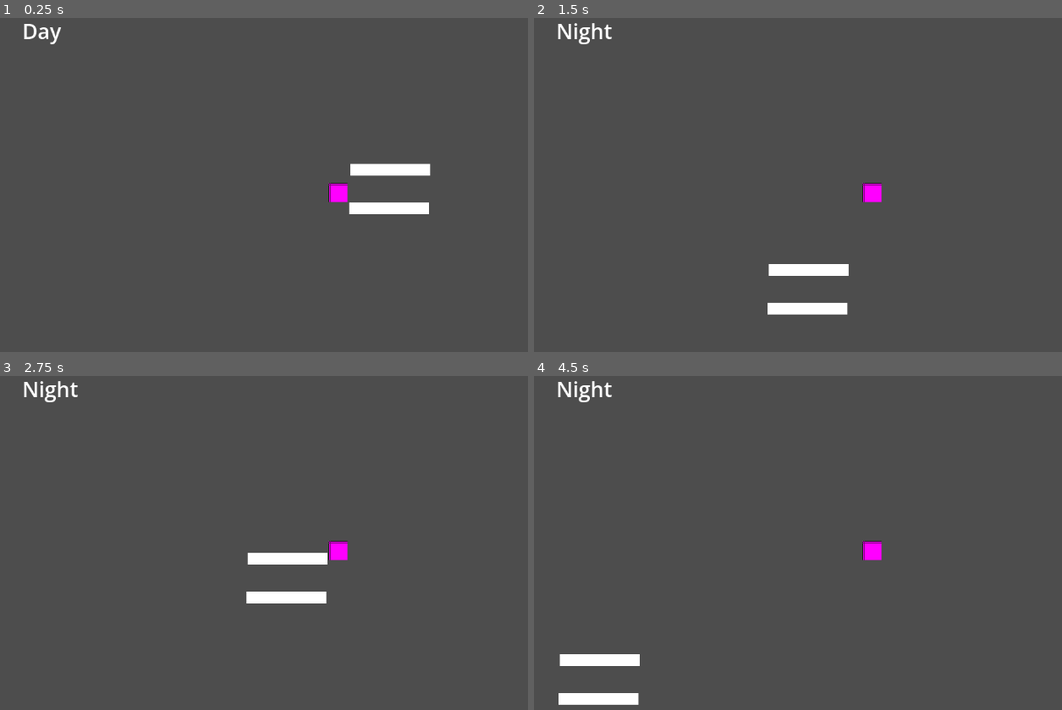
Above: before the commit, frames 1-4 (two rows, left to right).
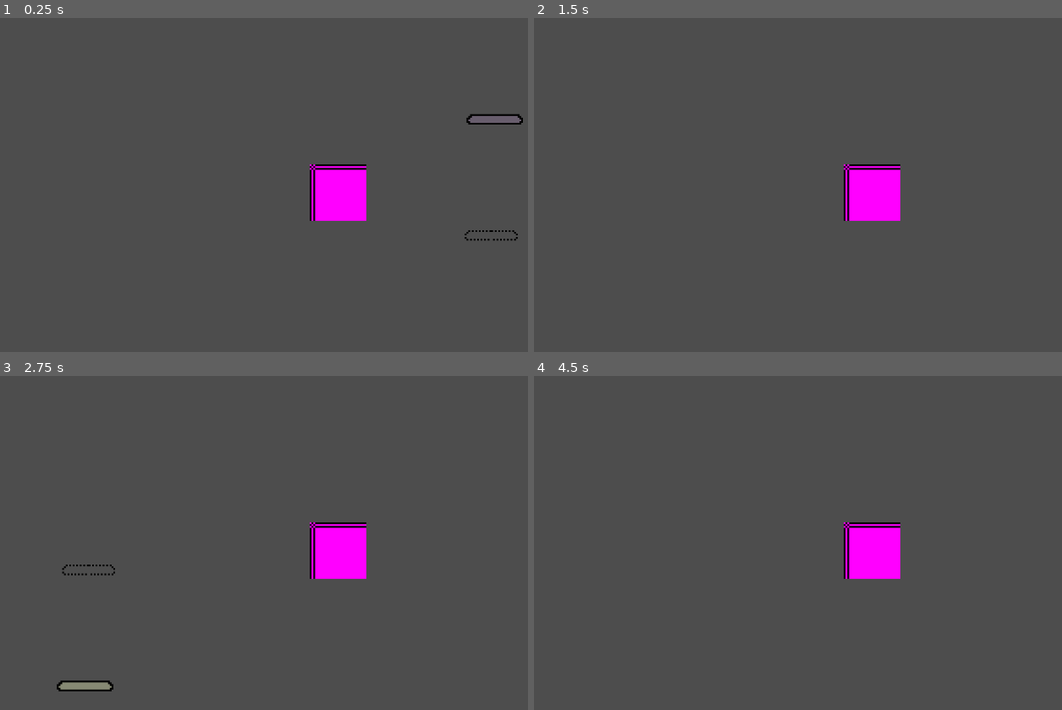
Above: after the commit, the same moments.

Repository: noble-squared/Colorado-Game-Jam
Game: Godot game, scene res://Scenes/game.tscn
Same seed, same stepped clock (60 frames per second), same inputs: the game is played once before the commit and once after it.
Inputs:
- Up to frame 1 (0.25 s): no input
- Up to frame 2 (1.5 s): hold D (Right) from 0.53 s (still down); tap Space (SwapTime) at 0.6 s; tap W (Jump) at 0.77, 0.8, 1.07, 1.35 s
- Up to frame 3 (2.75 s): tap W (Jump) at 1.52, 1.82, 2.3 s; tap Space (SwapTime) at 1.55, 2.1 s; release D (Right) at 2.03 s; hold A (Left) from 2.03 s (still down)
- Up to frame 4 (4.5 s): release A (Left) at 2.78 s; hold D (Right) 2.78-4.28 s; tap Space (SwapTime) at 2.85, 4.35 s; tap W (Jump) at 3.02, 3.32, 3.6, 3.77, 4.07 s; hold A (Left) from 4.28 s (still down)

The runs differ from the first frame. In frame 1, 3.1% of the frame differs, in the area x 4-100%, y 1-67%; in frame 2, 3.0%; in frame 3, 3.3%, in the area x 4-70%, y 1-95%; in frame 4, 3.0%.

Commit message:
Added platform sprites

Diff:
--- a/Scenes/game.tscn
+++ b/Scenes/game.tscn
@@ -25,9 +25,6 @@
 
 [node name="Player" parent="." unique_id=1588156878 instance=ExtResource("3_wrm1d")]
 
-[node name="Camera2D2" type="Camera2D" parent="Player" unique_id=1826816771]
-position = Vector2(0, 1)
-
 [node name="Label" type="Label" parent="Player" unique_id=1912605045]
 offset_left = -538.0
 offset_top = -301.0
--- a/Scenes/platform.tscn
+++ b/Scenes/platform.tscn
@@ -1,21 +1,54 @@
 [gd_scene format=3 uid="uid://x6bo71sn0vlp"]
 
 [ext_resource type="Script" uid="uid://cwwx0j8n5xsbx" path="res://Scripts/platform.gd" id="1_kheec"]
-
-[sub_resource type="CanvasTexture" id="CanvasTexture_g3863"]
+[ext_resource type="Texture2D" uid="uid://b6w258bk20do5" path="res://assets/art/object_tiles.png" id="2_n5262"]
 
 [sub_resource type="RectangleShape2D" id="RectangleShape2D_wcowf"]
-size = Vector2(135, 20)
+size = Vector2(34, 6)
+
+[sub_resource type="TileSetAtlasSource" id="TileSetAtlasSource_mrs20"]
+texture = ExtResource("2_n5262")
+0:2/size_in_atlas = Vector2i(2, 2)
+0:2/0 = 0
+2:2/size_in_atlas = Vector2i(2, 2)
+2:2/0 = 0
+0:0/0 = 0
+1:0/0 = 0
+1:1/0 = 0
+0:1/0 = 0
+2:1/0 = 0
+3:1/0 = 0
+2:0/0 = 0
+3:0/0 = 0
+4:0/0 = 0
+5:0/0 = 0
+
+[sub_resource type="TileSet" id="TileSet_mlqre"]
+sources/2 = SubResource("TileSetAtlasSource_mrs20")
 
 [node name="Platform" type="Node2D" unique_id=1274608817]
 script = ExtResource("1_kheec")
 
 [node name="AnimatableBody2D" type="AnimatableBody2D" parent="." unique_id=398132486]
 
-[node name="Sprite2D" type="Sprite2D" parent="AnimatableBody2D" unique_id=487909544]
+[node name="CollisionShape2D" type="CollisionShape2D" parent="AnimatableBody2D" unique_id=1906567195]
+position = Vector2(0, -3)
+shape = SubResource("RectangleShape2D_wcowf")
+
+[node name="NightLayer" type="TileMapLayer" parent="AnimatableBody2D" unique_id=412382431]
+visible = false
 position = Vector2(-6.4373016e-06, -4.7683716e-07)
-scale = Vector2(135.99998, 20)
-texture = SubResource("CanvasTexture_g3863")
+tile_map_data = PackedByteArray(0, 0, 255, 255, 255, 255, 2, 0, 0, 0, 0, 0, 0, 0, 0, 0, 255, 255, 2, 0, 0, 0, 0, 0, 0, 16)
+tile_set = SubResource("TileSet_mlqre")
 
-[node name="CollisionShape2D" type="CollisionShape2D" parent="AnimatableBody2D" unique_id=1906567195]
-shape = SubResource("RectangleShape2D_wcowf")
+[node name="DayLayer" type="TileMapLayer" parent="AnimatableBody2D" unique_id=291136777]
+visible = false
+position = Vector2(-6.4373016e-06, -4.7683716e-07)
+tile_map_data = PackedByteArray(0, 0, 255, 255, 255, 255, 2, 0, 1, 0, 0, 0, 0, 16, 0, 0, 255, 255, 2, 0, 1, 0, 0, 0, 0, 0)
+tile_set = SubResource("TileSet_mlqre")
+
+[node name="DisabledLayer" type="TileMapLayer" parent="AnimatableBody2D" unique_id=452443945]
+visible = false
+position = Vector2(-6.4373016e-06, -4.7683716e-07)
+tile_map_data = PackedByteArray(0, 0, 255, 255, 255, 255, 2, 0, 2, 0, 1, 0, 0, 16, 0, 0, 255, 255, 2, 0, 2, 0, 1, 0, 0, 0)
+tile_set = SubResource("TileSet_mlqre")
--- a/Scenes/player.tscn
+++ b/Scenes/player.tscn
@@ -24,3 +24,4 @@
 shape = SubResource("CircleShape2D_6t5aa")
 
 [node name="Camera2D" type="Camera2D" parent="." unique_id=857247410]
+zoom = Vector2(3, 3)
--- a/Scripts/platform.gd
+++ b/Scripts/platform.gd
@@ -4,8 +4,12 @@
 #@export var test_type: testEnum
 @export var type : Globals.States
 
-@onready var sprite_2d: Sprite2D = $AnimatableBody2D/Sprite2D
 @onready var collision_shape_2d: CollisionShape2D = $AnimatableBody2D/CollisionShape2D
+
+@onready var night_layer: TileMapLayer = $AnimatableBody2D/NightLayer
+@onready var day_layer: TileMapLayer = $AnimatableBody2D/DayLayer
+@onready var disabled_layer: TileMapLayer = $AnimatableBody2D/DisabledLayer
+
 
 
 # Called when the node enters the scene tree for the first time.
@@ -21,13 +25,23 @@
 
 
 func _on_day_swapped():
+
 	if type == Globals.States.DAY:
+		day_layer.visible = true
+		disabled_layer.visible = false
 		collision_shape_2d.disabled = false
 	elif type == Globals.States.NIGHT:
+		night_layer.visible = false
+		disabled_layer.visible = true
 		collision_shape_2d.disabled = true
+
 
 func _on_night_swapped():
 	if type == Globals.States.DAY:
+		day_layer.visible = false
+		disabled_layer.visible = true
 		collision_shape_2d.disabled = true
 	elif type == Globals.States.NIGHT:
+		night_layer.visible = true
+		disabled_layer.visible = false
 		collision_shape_2d.disabled = false
--- a/project.godot
+++ b/project.godot
@@ -20,6 +20,29 @@
 
 [input]
 
+Jump={
+"deadzone": 0.2,
+"events": [Object(InputEventKey,"resource_local_to_scene":false,"resource_name":"","device":-1,"window_id":0,"alt_pressed":false,"shift_pressed":false,"ctrl_pressed":false,"meta_pressed":false,"pressed":false,"keycode":0,"physical_keycode":87,"key_label":0,"unicode":119,"location":0,"echo":false,"script":null)
+, Object(InputEventKey,"resource_local_to_scene":false,"resource_name":"","device":-1,"window_id":0,"alt_pressed":false,"shift_pressed":false,"ctrl_pressed":false,"meta_pressed":false,"pressed":false,"keycode":0,"physical_keycode":4194320,"key_label":0,"unicode":0,"location":0,"echo":false,"script":null)
+]
+}
+MoveLeft={
+"deadzone": 0.2,
+"events": [Object(InputEventKey,"resource_local_to_scene":false,"resource_name":"","device":-1,"window_id":0,"alt_pressed":false,"shift_pressed":false,"ctrl_pressed":false,"meta_pressed":false,"pressed":false,"keycode":0,"physical_keycode":65,"key_label":0,"unicode":97,"location":0,"echo":false,"script":null)
+, Object(InputEventKey,"resource_local_to_scene":false,"resource_name":"","device":-1,"window_id":0,"alt_pressed":false,"shift_pressed":false,"ctrl_pressed":false,"meta_pressed":false,"pressed":false,"keycode":0,"physical_keycode":4194319,"key_label":0,"unicode":0,"location":0,"echo":false,"script":null)
+]
+}
+MoveRight={
+"deadzone": 0.2,
+"events": [Object(InputEventKey,"resource_local_to_scene":false,"resource_name":"","device":-1,"window_id":0,"alt_pressed":false,"shift_pressed":false,"ctrl_pressed":false,"meta_pressed":false,"pressed":false,"keycode":0,"physical_keycode":68,"key_label":0,"unicode":100,"location":0,"echo":false,"script":null)
+, Object(InputEventKey,"resource_local_to_scene":false,"resource_name":"","device":-1,"window_id":0,"alt_pressed":false,"shift_pressed":false,"ctrl_pressed":false,"meta_pressed":false,"pressed":false,"keycode":0,"physical_keycode":4194321,"key_label":0,"unicode":0,"location":0,"echo":false,"script":null)
+]
+}
+SwapTime={
+"deadzone": 0.2,
+"events": [Object(InputEventKey,"resource_local_to_scene":false,"resource_name":"","device":-1,"window_id":0,"alt_pressed":false,"shift_pressed":false,"ctrl_pressed":false,"meta_pressed":false,"pressed":false,"keycode":0,"physical_keycode":32,"key_label":0,"unicode":32,"location":0,"echo":false,"script":null)
+]
+}
 Right={
 "deadzone": 0.2,
 "events": [Object(InputEventKey,"resource_local_to_scene":false,"resource_name":"","device":-1,"window_id":0,"alt_press …(192 unchanged characters)…
@@ -32,17 +55,6 @@
 , Object(InputEventKey,"resource_local_to_scene":false,"resource_name":"","device":-1,"window_id":0,"alt_pressed":false …(186 unchanged characters)…
 ]
 }
-Jump={
-"deadzone": 0.2,
-"events": [Object(InputEventKey,"resource_local_to_scene":false,"resource_name":"","device":-1,"window_id":0,"alt_pressed":false,"shift_pressed":false,"ctrl_pressed":false,"meta_pressed":false,"pressed":false,"keycode":0,"physical_keycode":87,"key_label":0,"unicode":119,"location":0,"echo":false,"script":null)
-, Object(InputEventKey,"resource_local_to_scene":false,"resource_name":"","device":-1,"window_id":0,"alt_pressed":false,"shift_pressed":false,"ctrl_pressed":false,"meta_pressed":false,"pressed":false,"keycode":0,"physical_keycode":4194320,"key_label":0,"unicode":0,"location":0,"echo":false,"script":null)
-]
-}
-SwapTime={
-"deadzone": 0.2,
-"events": [Object(InputEventKey,"resource_local_to_scene":false,"resource_name":"","device":-1,"window_id":0,"alt_pressed":false,"shift_pressed":false,"ctrl_pressed":false,"meta_pressed":false,"pressed":false,"keycode":0,"physical_keycode":32,"key_label":0,"unicode":32,"location":0,"echo":false,"script":null)
-]
-}
 
 [physics]
 
@@ -50,6 +62,7 @@
 
 [rendering]
 
+textures/canvas_textures/default_texture_filter=0
 rendering_device/driver.windows="d3d12"
 renderer/rendering_method="gl_compatibility"
 renderer/rendering_method.mobile="gl_compatibility"
Not shown: 1 places in Scenes/game.tscn that only renumber resources
Not shown: 1 places in Scenes/player.tscn that only renumber resources
Not shown, added: assets/art/object_tiles.png.import
